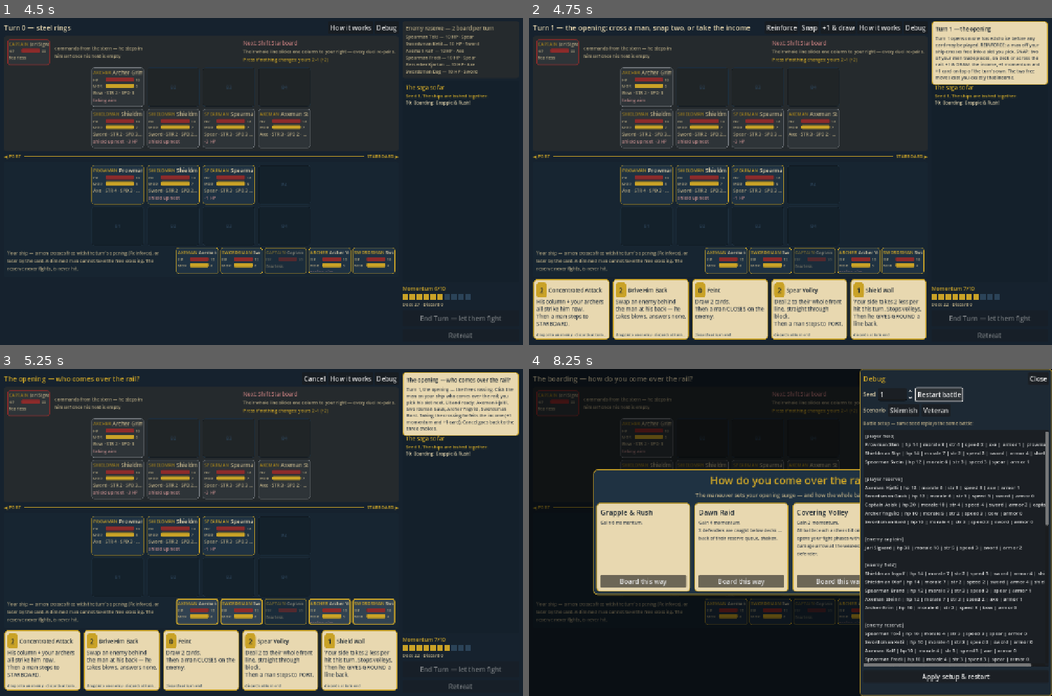
Above: before the commit, frames 1-4 (two rows, left to right).
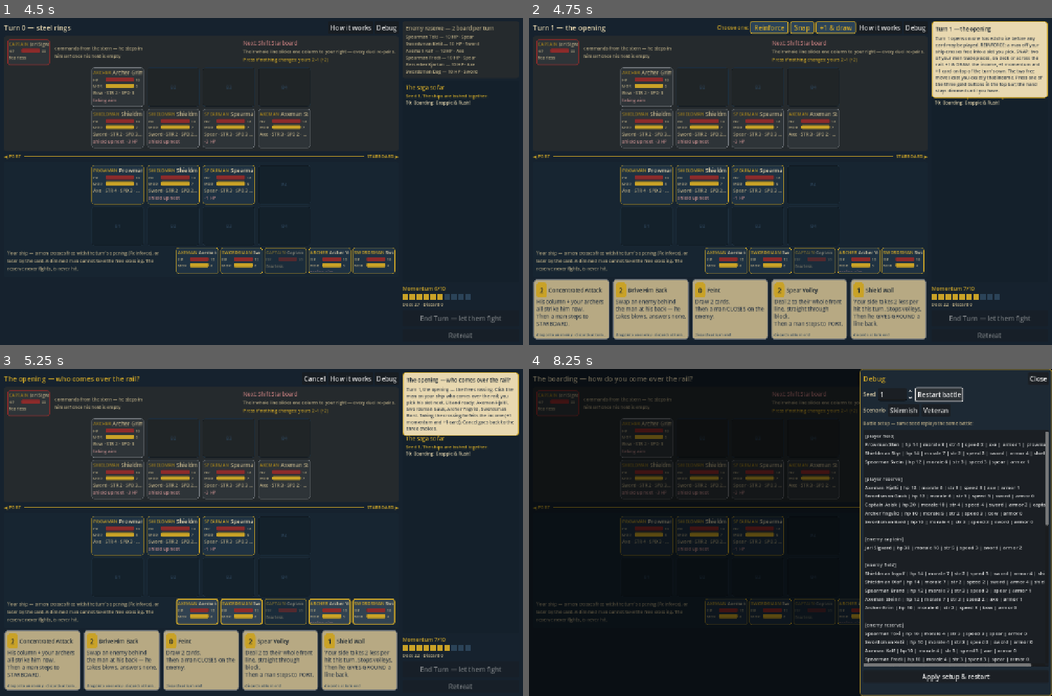
Above: after the commit, the same moments.

Repository: Tonttu84/vikingGame
Game: Godot game, scene res://src/ui/battle_ui.tscn
Same seed, same stepped clock (60 frames per second), same inputs: the game is played once before the commit and once after it.
Inputs:
- Up to frame 1 (4.5 s): click "How it works" at 0.5 s; click "Debug" at 1.25 s; click "End Turn — let them fight" at 2 s; click "Retreat" at 2.75 s; click "Board" at 3.5 s; click "Board this way" at 4.25 s
- Up to frame 2 (4.75 s): no input
- Up to frame 3 (5.25 s): click "Reinforce" at 5 s
- Up to frame 4 (8.25 s): click "How it works" at 5.75 s; click "OK" at 6.5 s; click "Debug" at 7.25 s; click "Restart battle" at 8 s

Frame 1 is identical in both runs. In frame 2, 14% of the frame differs, in the area x 0-100%, y 1-99%; in frame 3, 12%; in frame 4, 20%, in the area x 12-64%, y 30-70%.

Commit message:
Keep the banner inside the canvas, and make the opening read as the question
The owner's first look at the web build: the sidebar, End Turn and
Retreat were pushed past the right edge, and he could find no way to
answer the turn's opening. The banner row's labels claimed their full
text width, so the long opening prompt beside Careful Assault's status
chip and the three opening buttons made the table 1141 wide against the
965 it is allowed. Smoke never saw it because it boarded with Dawn Raid,
which raises no chip.

- The prompt label ellipsizes (minimum width 0) and the status chips cap
  at STATUS_MAX_WIDTH with the full line on their tooltip: text can no
  longer set the table's width. The opening prompt is "Turn N — the
  opening"; the explanation panel carries the words.
- The three opening buttons wear gold behind a "Choose one:" lead-in
  (UIPalette.style_choice_button), so they read as the turn's question
  rather than three more utilities beside "How it works" and "Debug".
  The explanation names them as the gold buttons in the top bar.
- A locked hand renders dim: a face is bright exactly when it can be
  picked up, so nobody tugs at a card that cannot move.
- Smoke boards the veteran raid with Careful Assault and asserts the chip
  is up with the sidebar and End Turn on the canvas, the prompt claims no
  width, and the locked hand is dimmed. On the way it exposed that the
  maneuver picker's old options were only queue_freed, so a same-frame
  press found a stale button and the engine fell back to Grapple Rush;
  they are detached at once now.

1501 unit + 262 smoke checks.

Co-Authored-By: Claude Fable 5.1 <noreply@anthropic.com>
Claude-Session: https://claude.ai/code/session_01H2JAiD6RboxAUKBPcpfFDW

Diff:
--- a/src/ui/battle_ui.gd
+++ b/src/ui/battle_ui.gd
@@ -58,6 +58,9 @@
 var _player_reserve_row: HBoxContainer
 const SIDEBAR_WIDTH := 285
 const HAND_SEPARATION := 8
+## The most the banner's status chips may claim before they ellipsize; the
+## full line lives on their tooltip. Text never sets the table's width.
+const STATUS_MAX_WIDTH := 240.0
 ## What the board column is given once the margins and the sidebar have taken
 ## their share of the 1280-wide canvas: 1280 - 2*10 margin - 285 - 10 gap.
 const TABLE_WIDTH := 965.0
@@ -163,7 +166,10 @@
 func on_maneuver_prompt(state: BattleState, options: Array[CardData]) -> void:
 	_turn_text = "The boarding — how do you come over the rail?"
 	refresh(state)
+	# Detached at once, not merely queued: a stale option from the last battle
+	# must not be found beside the fresh ones for the rest of this frame.
 	for child in _maneuver_options.get_children():
+		_maneuver_options.remove_child(child)
 		child.queue_free()
 	for maneuver in options:
 		_maneuver_options.add_child(_maneuver_option(maneuver))
@@ -178,7 +184,7 @@
 func on_opening_prompt(state: BattleState) -> void:
 	_awaiting_opening = true
 	_opening_options = engine.opening_options()
-	_turn_text = "Turn %d — the opening: cross a man, snap two, or take the income" % state.turn
+	_turn_text = "Turn %d — the opening" % state.turn
 	refresh(state)
 
 
@@ -769,7 +775,10 @@
 	for card in state.hand:
 		var affordable := _affordable(card)
 		var draggable := _awaiting_action and _pick.is_empty() and affordable
-		var view := CardView.create(card, self, draggable, affordable, card_width)
+		# A face is bright exactly when it can be picked up: a hand locked
+		# behind the opening (or a pick) is dimmed as one, so nobody tugs at a
+		# card wondering why nothing happens.
+		var view := CardView.create(card, self, draggable, draggable, card_width)
 		_hand_row.add_child(view)
 
 
@@ -799,8 +808,21 @@
 	_piles_label.text = "Deck %d · Discard %d" % [state.deck.size(), state.discard.size()]
 	_end_turn_button.disabled = not _awaiting_action or picking
 	_retreat_button.disabled = not _awaiting_action or picking
-	_status_label.text = " · ".join(_active_effects(state))
+	_set_status(" · ".join(_active_effects(state)))
 	_refresh_explanation()
+
+
+## The status chips claim their own width up to STATUS_MAX_WIDTH and ellipsize
+## past it (full text on the tooltip). A label that demands its whole text
+## width once pushed the sidebar and both turn buttons off the canvas —
+## "Careful advance — hits softened" beside the opening's three buttons.
+func _set_status(text: String) -> void:
+	_status_label.text = text
+	_status_label.tooltip_text = text
+	var font := ThemeDB.fallback_font
+	var natural := font.get_string_size(text, HORIZONTAL_ALIGNMENT_LEFT, -1,
+			UIPalette.FONT_BODY).x if font != null else STATUS_MAX_WIDTH
+	_status_label.custom_minimum_size.x = minf(natural, STATUS_MAX_WIDTH)
 
 
 # --- The explanation overlay: what is happening, in so many words ------------
@@ -985,19 +1007,32 @@
 	bar.mouse_filter = Control.MOUSE_FILTER_PASS
 	_turn_label = UIPalette.label("Turn 1", UIPalette.FONT_TITLE, UIPalette.PARCHMENT)
 	_turn_label.size_flags_horizontal = Control.SIZE_EXPAND_FILL
+	# The banner takes what the buttons leave and ellipsizes past it: the
+	# prompt must never set the table's width (the full words are on the
+	# explanation panel anyway). A label sized from its own text is how the
+	# sidebar ended up past the canvas's right edge.
+	_turn_label.text_overrun_behavior = TextServer.OVERRUN_TRIM_ELLIPSIS
 	bar.add_child(_turn_label)
 	_status_label = UIPalette.label("", UIPalette.FONT_BODY, UIPalette.GOLD)
+	_status_label.text_overrun_behavior = TextServer.OVERRUN_TRIM_ELLIPSIS
+	_status_label.mouse_filter = Control.MOUSE_FILTER_PASS
 	bar.add_child(_status_label)
 	# The opening's three buttons share the banner row with the pick prompt
 	# and its Cancel — the table already fits the 800px canvas with a few
 	# pixels to spare, so a bar of its own would push the hand off the bottom.
+	# They wear gold, with a lead-in, so they read as the turn's question and
+	# not as three more utilities beside "How it works".
 	_opening_bar = HBoxContainer.new()
 	_opening_bar.add_theme_constant_override("separation", 4)
 	_opening_bar.visible = false
+	var lead := UIPalette.label("Choose one:", UIPalette.FONT_BODY, UIPalette.GOLD)
+	lead.size_flags_vertical = Control.SIZE_SHRINK_CENTER
+	_opening_bar.add_child(lead)
 	for entry in [["reinforce", "Reinforce"], ["swap", "Snap"], ["income", "+1 & draw"]]:
 		var op: String = entry[0]
 		var button := Button.new()
 		button.text = entry[1]
+		UIPalette.style_choice_button(button)
 		button.tooltip_text = _OPENING_TOOLTIPS[op]
 		button.pressed.connect(func() -> void: _choose_opening(op))
 		_opening_bar.add_child(button)
--- a/src/ui/palette.gd
+++ b/src/ui/palette.gd
@@ -37,6 +37,32 @@
 	return style
 
 
+## A button that IS the question on the table — the opening's three — dressed
+## apart from the utility buttons: gold rim and gold text, sea behind it.
+static func style_choice_button(button: Button) -> void:
+	var normal := panel(SEA_LIGHT, GOLD, 2, 4)
+	normal.set_content_margin_all(4)
+	normal.content_margin_left = 10
+	normal.content_margin_right = 10
+	var hover := normal.duplicate() as StyleBoxFlat
+	hover.bg_color = SEA_LIGHT.lightened(0.15)
+	var pressed := normal.duplicate() as StyleBoxFlat
+	pressed.bg_color = GOLD.darkened(0.4)
+	var disabled := normal.duplicate() as StyleBoxFlat
+	disabled.bg_color = SEA
+	disabled.border_color = IRON
+	button.add_theme_stylebox_override("normal", normal)
+	button.add_theme_stylebox_override("hover", hover)
+	button.add_theme_stylebox_override("pressed", pressed)
+	button.add_theme_stylebox_override("focus", hover)
+	button.add_theme_stylebox_override("disabled", disabled)
+	button.add_theme_color_override("font_color", GOLD)
+	button.add_theme_color_override("font_hover_color", PARCHMENT)
+	button.add_theme_color_override("font_pressed_color", PARCHMENT)
+	button.add_theme_color_override("font_focus_color", GOLD)
+	button.add_theme_color_override("font_disabled_color", IRON)
+
+
 static func label(text: String, size := FONT_BODY, color := PARCHMENT) -> Label:
 	var l := Label.new()
 	l.text = text
--- a/src/ui/pick_text.gd
+++ b/src/ui/pick_text.gd
@@ -126,7 +126,9 @@
 			"REINFORCE: a man off your ship crosses free into a slot you pick. " +
 			"SNAP: two of your men trade places, on deck or across the rail. " +
 			"+1 & DRAW: the income, +1 momentum and +1 card on top of the turn's own. " +
-			"The two free moves cost you exactly that income.") % turn
+			"The two free moves cost you exactly that income. " +
+			"Press one of the three gold buttons in the top bar; the hand stays dimmed " +
+			"until you have.") % turn
 	var refused: Array[String] = []
 	if not options.has("reinforce"):
 		refused.append("Reinforce (the grid is full, or nobody on the ship may cross)")
--- a/tests/ui_smoke.gd
+++ b/tests/ui_smoke.gd
@@ -508,10 +508,24 @@
 			and ui._opening_bar.get_global_rect().end.y <= CANVAS.y,
 			"the opening bar is inside the canvas")
 	var gated := true
+	var dimmed := true
 	for v in ui._hand_row.get_children():
 		if v.draggable:
 			gated = false
+		if v.bright:
+			dimmed = false
 	check(gated, "the hand is locked until the opening is answered")
+	check(dimmed, "and every face is dimmed while it is locked, so the lock is visible")
+	# The banner takes what the buttons leave; its text must never set the
+	# table's width (a long prompt beside a status chip once pushed the
+	# sidebar and both turn buttons past the canvas's right edge).
+	check(ui._turn_label.get_combined_minimum_size().x <= 1.0,
+			"the banner prompt claims no width of its own (min %.0f)"
+			% ui._turn_label.get_combined_minimum_size().x)
+	check(ui._status_label.get_combined_minimum_size().x <= ui.STATUS_MAX_WIDTH,
+			"the status chips are capped at %d wide" % int(ui.STATUS_MAX_WIDTH))
+	check(_has_label_containing(ui._opening_bar, "Choose one:"),
+			"the opening bar says it is the turn's question")
 	check(ui._end_turn_button.disabled, "the turn cannot be ended before the opening")
 	check(not ui._awaiting_action, "and the engine has not asked for an action yet")
 	for op in ["reinforce", "swap", "income"]:
@@ -988,11 +1002,21 @@
 				% (ui.engine.state.enemy_captain.display_name if ui.engine.state.enemy_captain else "nobody"))
 		check(ui.roster_source.contains("Eirik"),
 				"the debug panel's setup follows the menu's choice")
-		_press_maneuver(ui, "dawn_raid")
+		# Careful Assault this time: its lasting effect puts a status chip in
+		# the banner beside the opening's buttons — the exact state in which
+		# the owner's browser showed the sidebar and both turn buttons pushed
+		# off the canvas.
+		_press_maneuver(ui, "careful_assault")
 		await _await_until(func() -> bool:
 			return ui.engine.state.turn == 1 and ui._awaiting_opening,
 			"the veteran raid runs to its first opening")
-		await check_fits_canvas(ui, "the veteran raid's turn 1")
+		check(ui._status_label.text.contains("Careful advance"),
+				"the status chip is up beside the opening bar (saw '%s')" % ui._status_label.text)
+		await check_fits_canvas(ui, "the veteran raid's turn 1, status chip and opening bar together")
+		check(ui._sidebar_column.get_global_rect().end.x <= CANVAS.x,
+				"the sidebar is on the canvas (ends at %.0f)" % ui._sidebar_column.get_global_rect().end.x)
+		check(ui._end_turn_button.get_global_rect().end.x <= CANVAS.x,
+				"and so is the End Turn button")
 
 	ui.queue_free()
 	for i in 3:
Not shown, changed: CLAUDE.md
